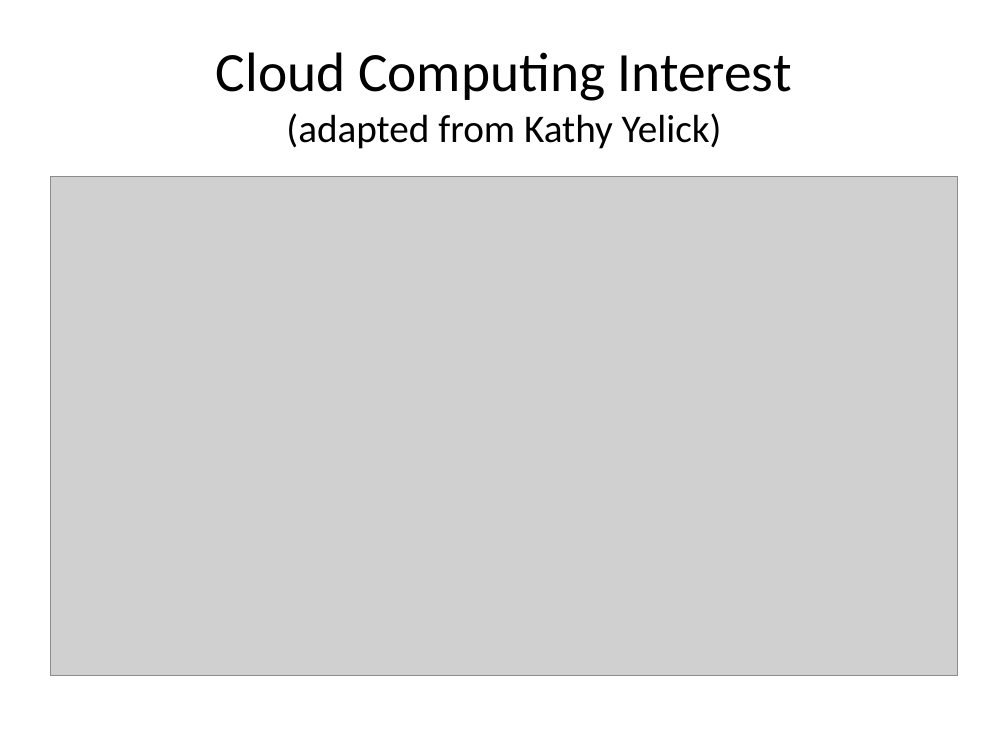
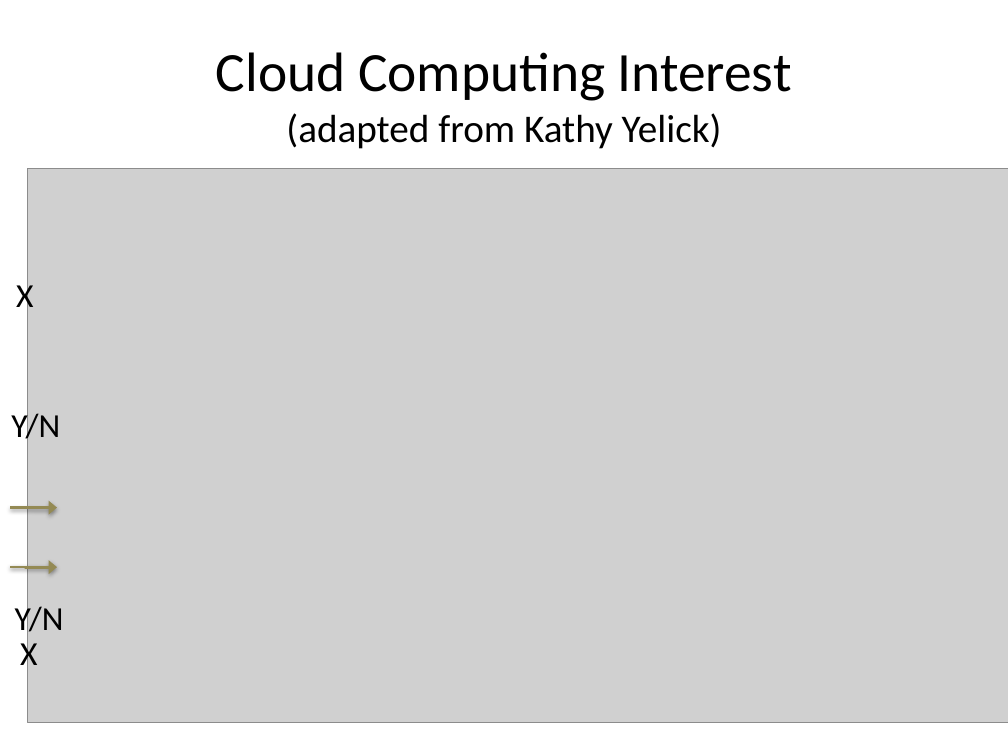
Before and after one commit to saga-project/saga-cpp-legacy-projects, a slide deck: slide 3 of papers/cloudcom10/presentation/cloudcom-panel.pptx (slide 2 before the commit). Drawn at 1008x756 pixels with LibreOffice and Linux fonts; fonts in the diff are those of the drawing; grey boxes stand for pictures. Boxes give left, top, right and bottom in pixels: in the first picture for what was removed or moved away, otherwise in the second. Text is boxed around its words. In the diff, an @@ line names an element or a change of style, - is before the commit and + after.

```diff
--- a/papers/cloudcom10/presentation/cloudcom-panel.pptx
+++ b/papers/cloudcom10/presentation/cloudcom-panel.pptx
@@ picture: place and size @@
-picture at (50, 176, 958, 675)
+picture at (27, 168, 1008, 723)
@@ text added at (16, 279, 33, 315), 24 pt, text #000000 @@
+X
@@ text added at (11, 410, 60, 446), 24 pt, text #000000 @@
+Y/N
@@ elbow arrow added from (10, 507) to (57, 508), #948A54 2 pt @@
@@ elbow arrow added from (10, 566) to (57, 568), #948A54 2 pt @@
@@ text added at (15, 602, 64, 638), 24 pt, text #000000 @@
+Y/N
@@ text added at (20, 638, 37, 674), 24 pt, text #000000 @@
+X
```
Also in this commit, not shown: 5 other slides changed, 2 slides added, 1 other file.
